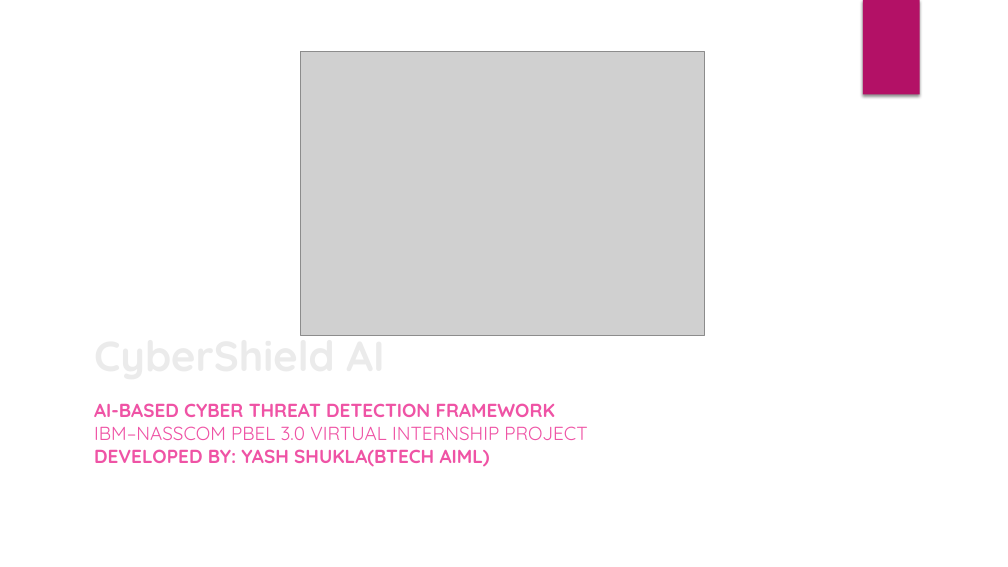
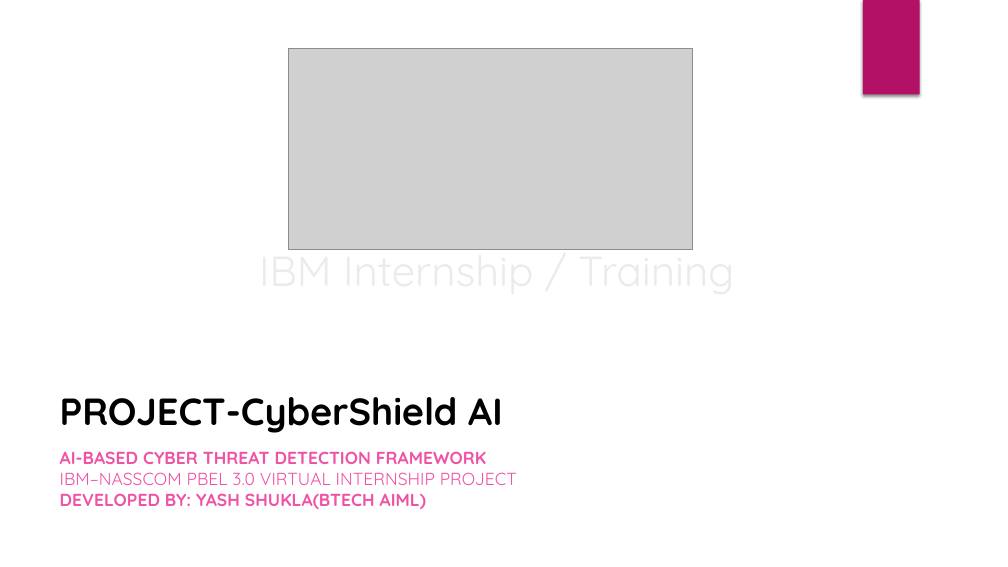
Before and after one commit to Yash-shukla0/CyberShield-AI, a slide deck: slide 1 of CyberShield AI.pptx. Drawn at 1008x567 pixels with LibreOffice and Linux fonts; fonts in the diff are those of the drawing; grey boxes stand for pictures; background and template pictures are left out. Boxes give left, top, right and bottom in pixels: in the first picture for what was removed or moved away, otherwise in the second. Text is boxed around its words. In the diff, an @@ line names an element or a change of style, - is before the commit and + after.

```diff
--- a/CyberShield AI.pptx
+++ b/CyberShield AI.pptx
@@ picture: place and size @@
-picture at <box>301,51,705,335</box>
+picture at <box>288,49,692,250</box>
@@ title at <box>259,243,734,250</box>: text changed; bold off @@
-CyberShield AI
+IBM Internship / Training
@@ text added at <box>60,397,503,433</box>, 36 pt, text #000000, bold @@
+PROJECT-CyberShield AI
@@ subtitle "AI-BASED CYBER THREAT DETECTION FRAMEWORK ...": place and size @@
-subtitle "AI-BASED CYBER THREAT DETECTION FRAMEWORK ..." at <box>94,403,587,467</box>
+subtitle "AI-BASED CYBER THREAT DETECTION FRAMEWORK ..." at <box>60,451,517,509</box>
@@ subtitle "AI-BASED CYBER THREAT DETECTION FRAMEWORK ..." at <box>60,451,517,509</box>: size 18 to 16.6 pt @@
```
Also in this commit, not shown: 6 other files.
